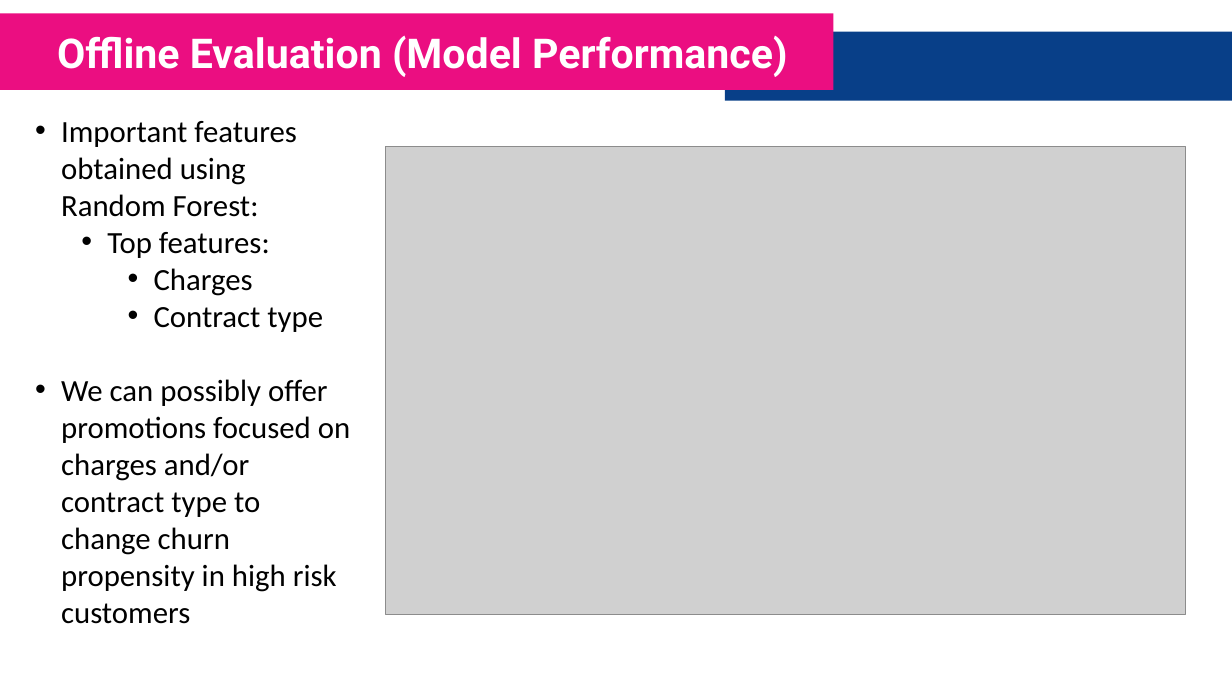
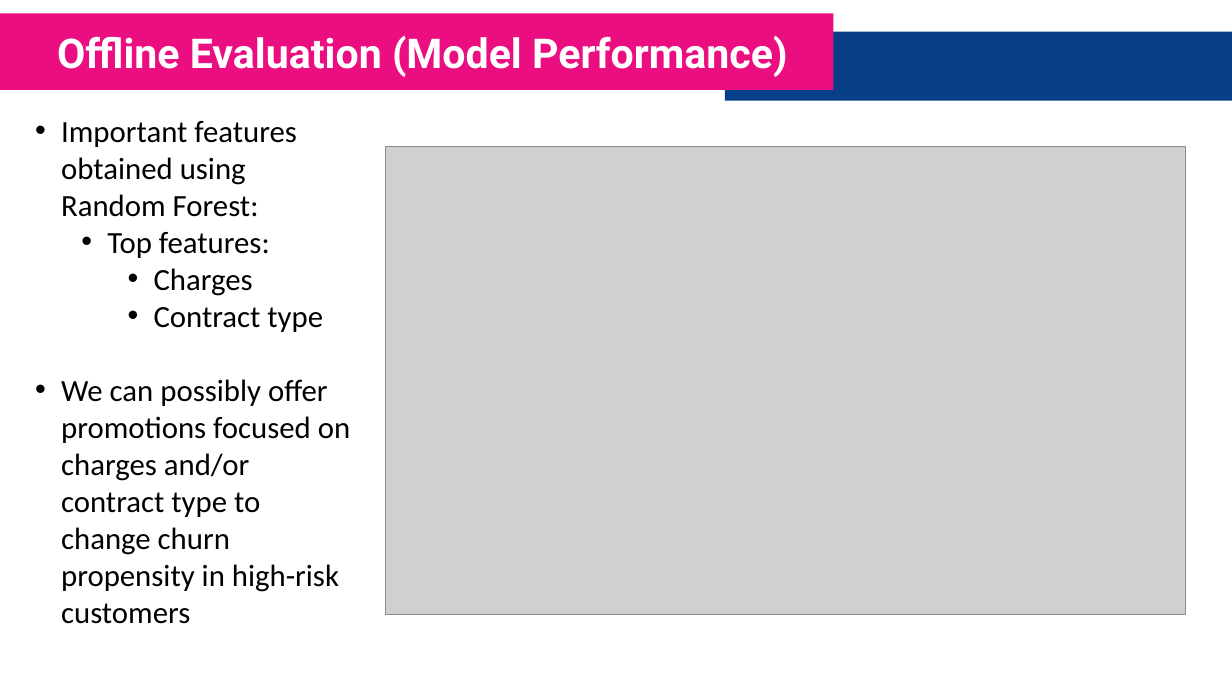
Before and after one commit to FarhadZafari/customer-churn-analysis, a slide deck: slide 10 of Presentation.pptx. Drawn at 1232x693 pixels with LibreOffice and Linux fonts; fonts in the diff are those of the drawing; grey boxes stand for pictures. Boxes give left, top, right and bottom in pixels: in the first picture for what was removed or moved away, otherwise in the second. Text is boxed around its words. In the diff, an @@ line names an element or a change of style, - is before the commit and + after.

```diff
--- a/Presentation.pptx
+++ b/Presentation.pptx
@@ text at (61,379,350,624): text changed @@
-• We can possibly offer promotions focused on charges and/or contract type to change churn propensity in high risk customers
+• We can possibly offer promotions focused on charges and/or contract type to change churn propensity in high-risk customers
```
Also in this commit, not shown: 10 other slides changed, 1 other file.
